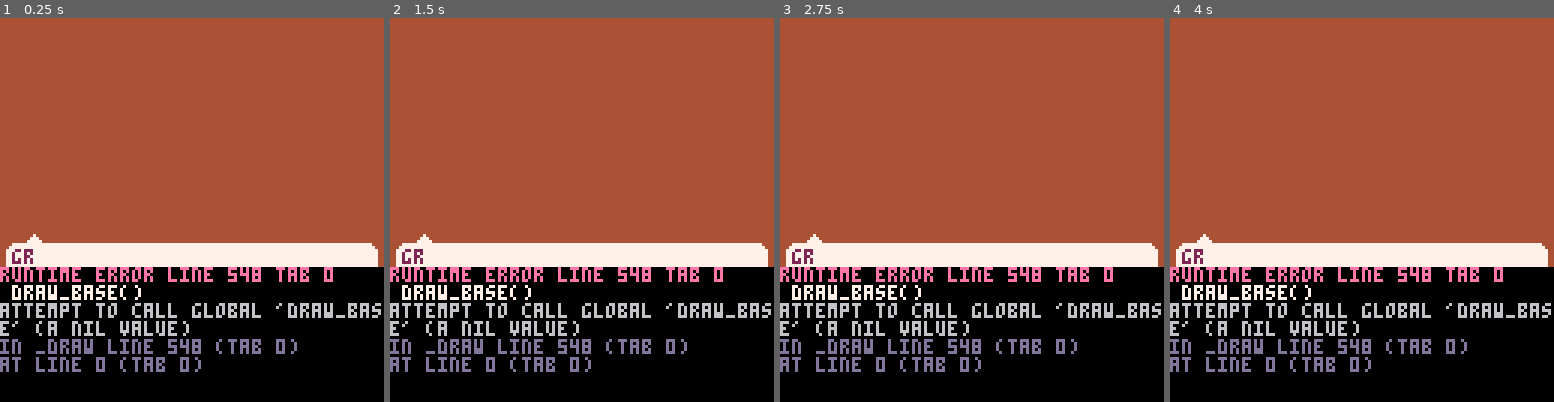
Above: before the commit, frames 1-4 (left to right).
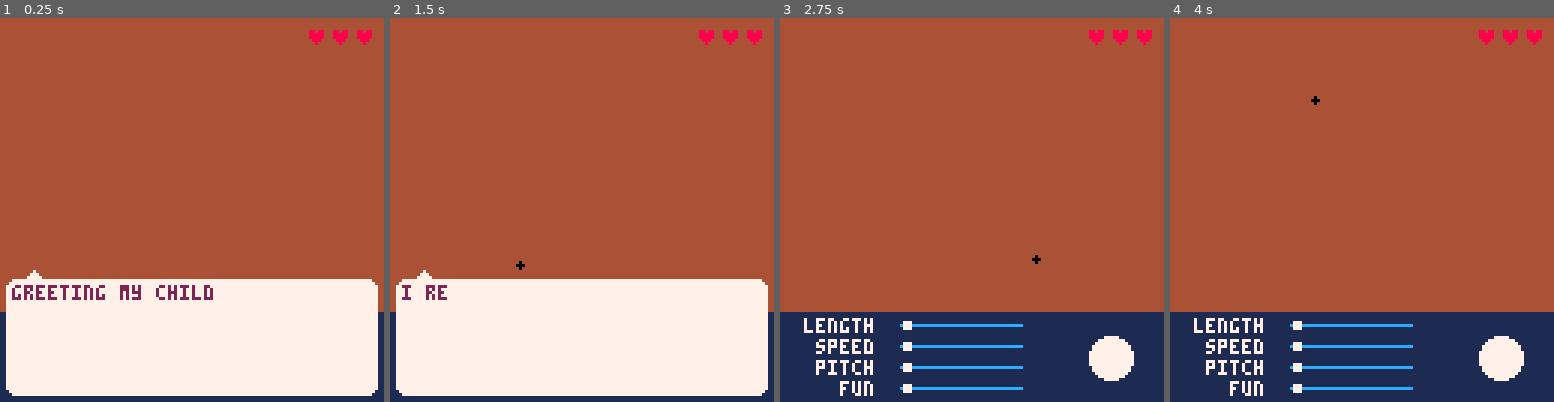
Above: after the commit, the same moments.

Repository: Alfie-Edwards/game-boys
Game: PICO-8 cartridge game.p8
Two runs of this game, one before a commit and one after it. Both use one fixed random seed, a clock stepped at 60 frames per second and the inputs below.
Inputs (mouse positions are in pixels of both pictures, inside the frame that each line leads up to):
- Up to frame 1 (0.25 s): no input
- Up to frame 2 (1.5 s): tap O (Z key) at 0.33, 0.7, 1.43 s; click (459, 121) at 0.67 s; tap X (X key) at 1.07 s; click (520, 267) at 1.22 s
- Up to frame 3 (2.75 s): click (975, 114) at 1.77 s; tap X (X key) at 2.07, 2.4, 2.73 s; tap O (Z key) at 2.22 s; click (1037, 259) at 2.32 s
- Up to frame 4 (4 s): click (1492, 106) at 2.87 s; tap X (X key) at 3.07, 3.4, 3.73 s; tap O (Z key) at 3.1, 3.98 s; click (1254, 256) at 3.42 s; click (1315, 102) at 3.97 s

The runs differ from the first frame. In frame 1, 41% of the frame differs, in the area x 0-100%, y 3-100%; in frame 2, 41%; in frame 3, 42%; in frame 4, 42%.
Error before the commit: runtime error line 548 tab 0; draw_base(); attempt to call global 'draw_base' (a nil value)

Commit message:
rm wip fn call

Diff:
--- a/game.p8
+++ b/game.p8
@@ -232,8 +232,6 @@
 			print("♥", 111, 122)
 		end
 	end
-
-	draw_base()
 
 	-- health
 	color(8)
